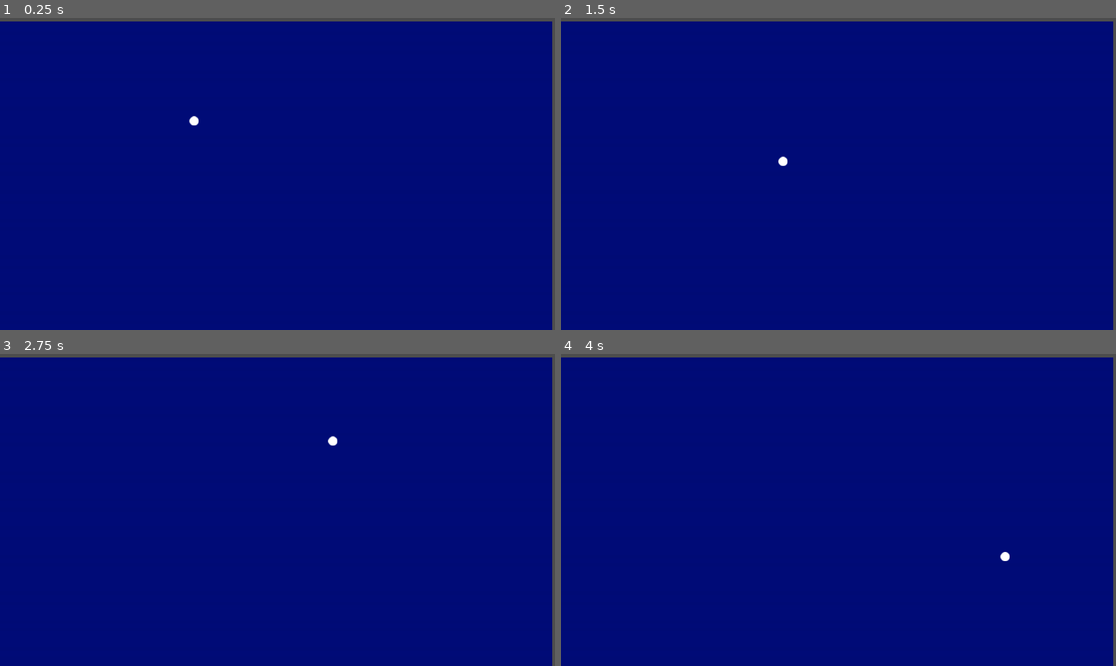
Above: before the commit, frames 1-4 (two rows, left to right).
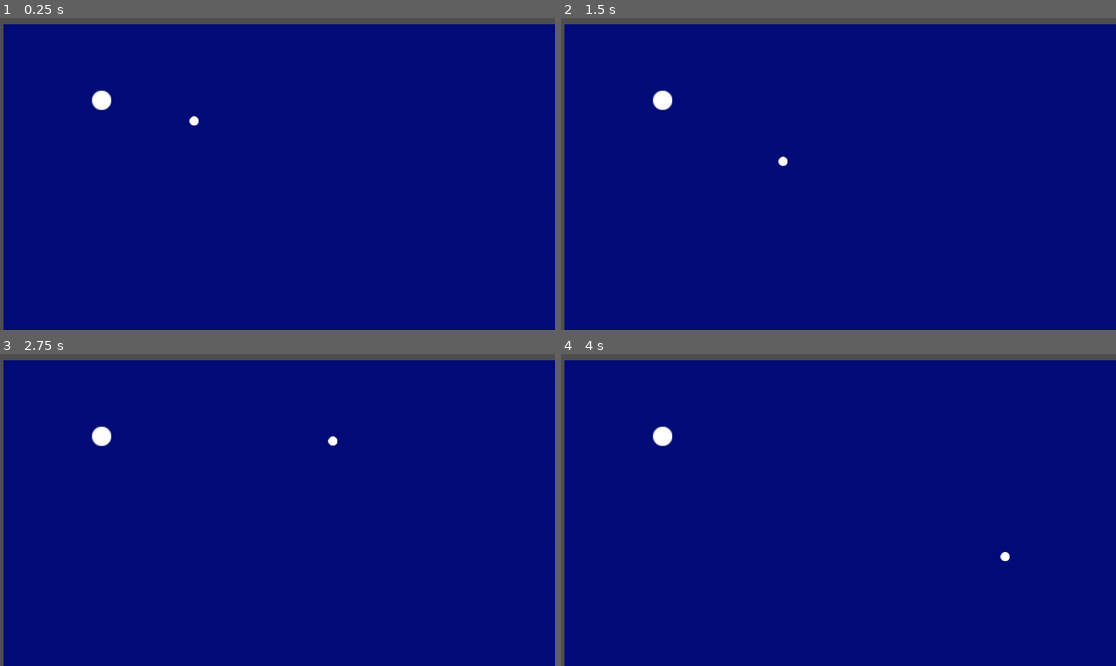
Above: after the commit, the same moments.

Repository: ririRKR/personal
Game: Godot game, scene res://scenegame.tscn
The game is run twice, just before and just after one commit, with the same random seed, the same clock (stepped at 60 frames per second) and the same inputs.
Inputs (mouse positions are in pixels of both pictures, inside the frame that each line leads up to):
- Up to frame 1 (0.25 s): no input
- Up to frame 2 (1.5 s): tap Enter at 0.5 s; drag from (755, 120) to (894, 105) at 0.52 s; tap Space at 1.25 s; drag from (727, 189) to (894, 105) at 1.27 s
- Up to frame 3 (2.75 s): tap Enter at 2 s; move the mouse to (333, 441) at 2.02 s; press the mouse at (333, 441) at 2.03 s
- Up to frame 4 (4 s): release the mouse at (894, 441) at 2.75 s; tap Space at 2.75 s; drag from (810, 572) to (672, 463) at 2.77 s; tap Enter at 3.5 s; move the mouse to (1005, 556) at 3.52 s; press the mouse at (1005, 556) at 3.53 s

The runs differ from the first frame. In frame 1, 2.2% of the frame differs, in the area x 0-100%, y 1-100%; in frame 2, 2.2%; in frame 3, 2.2%; in frame 4, 2.2%.

Commit message:
collission detection w/ hole

Diff:
--- a/tesitingoutagain/s1area.gd
+++ b/tesitingoutagain/s1area.gd
@@ -1,6 +1,7 @@
 extends Area2D
 
 var dragging = false
+
 # Called when the node enters the scene tree for the first time.
 func _ready():
 	pass # Replace with function body.
--- /dev/null
+++ b/tesitingoutagain/s1hArea.gd
@@ -0,0 +1,21 @@
+extends Area2D
+
+var s1area
+var imgtexture
+
+# Called when the node enters the scene tree for the first time.
+func _ready():
+	s1area = get_node("/root/Node2D/star1/s1area")
+	var imgtexture = preload("res://tester.png")
+
+	#t.create_from_image(img.load("res:///tester.png"))
+
+
+# Called every frame. 'delta' is the elapsed time since the previous frame.
+func _process(delta):
+	pass
+
+func _input(event):
+	var s1d = s1area.dragging
+	if overlaps_area(s1area) and s1d == false:
+		get_parent().set_texture(imgtexture)
--- a/tesitingoutagain/scenegame.gd
+++ b/tesitingoutagain/scenegame.gd
@@ -1,6 +1,4 @@
 extends Node2D
-
-var dragging = false
 
 # Called when the node enters the scene tree for the first time.
 func _ready():
@@ -9,18 +7,4 @@
 
 # Called every frame. 'delta' is the elapsed time since the previous frame.
 func _process(_delta):
-	if dragging:
-		position = get_global_mouse_position()
-
-
-
-func _on_area_2d_mouse_entered():
-	print("entered")
-	if Input.is_action_pressed("UI_Click"):
-		dragging = true
-
-
-func _on_area_2d_mouse_exited():
-	print("exited")
-	if not Input.is_action_pressed("UI_Click"):
-		dragging = false
+	pass
--- a/tesitingoutagain/scenegame.tscn
+++ b/tesitingoutagain/scenegame.tscn
@@ -1,17 +1,22 @@
-[gd_scene load_steps=6 format=3 uid="uid://d1duouh5k3ixq"]
+[gd_scene load_steps=9 format=3 uid="uid://d1duouh5k3ixq"]
 
 [ext_resource type="Texture2D" uid="uid://fh21156ok2gv" path="res://bg.png" id="1_aoddl"]
+[ext_resource type="Script" path="res://scenegame.gd" id="1_uwsae"]
 [ext_resource type="Script" path="res://star1.gd" id="2_bfxra"]
 [ext_resource type="Texture2D" uid="uid://cwsr5qfbepd6p" path="res://whitecircle.png" id="2_w5vel"]
 [ext_resource type="Script" path="res://s1area.gd" id="4_o0vbq"]
+[ext_resource type="Script" path="res://s1hArea.gd" id="6_dotyb"]
 
 [sub_resource type="CircleShape2D" id="CircleShape2D_h32bg"]
 radius = 0.43
 
+[sub_resource type="CircleShape2D" id="CircleShape2D_3hiud"]
+
 [node name="Node2D" type="Node2D"]
+script = ExtResource("1_uwsae")
 
 [node name="Screenshot2024-05-10At9_34_28Am" type="Sprite2D" parent="."]
-position = Vector2(573, 332)
+position = Vector2(580, 338)
 scale = Vector2(1.16227, 1.17329)
 texture = ExtResource("1_aoddl")
 
@@ -29,5 +34,19 @@
 position = Vector2(5.96046e-08, 2.98023e-08)
 shape = SubResource("CircleShape2D_h32bg")
 
+[node name="star1hole" type="TextureRect" parent="."]
+offset_left = 191.0
+offset_top = 151.0
+offset_right = 231.0
+offset_bottom = 191.0
+texture = ExtResource("2_w5vel")
+
+[node name="s1hArea" type="Area2D" parent="star1hole"]
+position = Vector2(21, 20)
+script = ExtResource("6_dotyb")
+
+[node name="s1hCollision" type="CollisionShape2D" parent="star1hole/s1hArea"]
+shape = SubResource("CircleShape2D_3hiud")
+
 [connection signal="mouse_entered" from="star1/s1area" to="star1" method="_on_area_2d_mouse_entered"]
 [connection signal="mouse_exited" from="star1/s1area" to="star1" method="_on_area_2d_mouse_exited"]
--- a/tesitingoutagain/star1.gd
+++ b/tesitingoutagain/star1.gd
@@ -9,21 +9,4 @@
 
 # Called every frame. 'delta' is the elapsed time since the previous frame.
 func _process(_delta):
-	if dragging:
-		position = get_global_mouse_position()
-		set_position(position)
-
-func _input(event):
-	if event.is_action_pressed("UI_Click"):
-		mouseClicked = true
-
-func _on_Area2D_mouse_button_pressed(button_index):
-	print("entered")
-	if button_index == MOUSE_BUTTON_LEFT:
-		dragging = true
-
-
-func _on_Area2D_mouse_button_released(button_index):
-	if button_index == MOUSE_BUTTON_LEFT:
-		print("exited")
-		dragging = false
+	pass
Binary file added: tesitingoutagain/tester.png
Not shown, added: tesitingoutagain/tester.png.import
Not shown, added: .DS_Store
